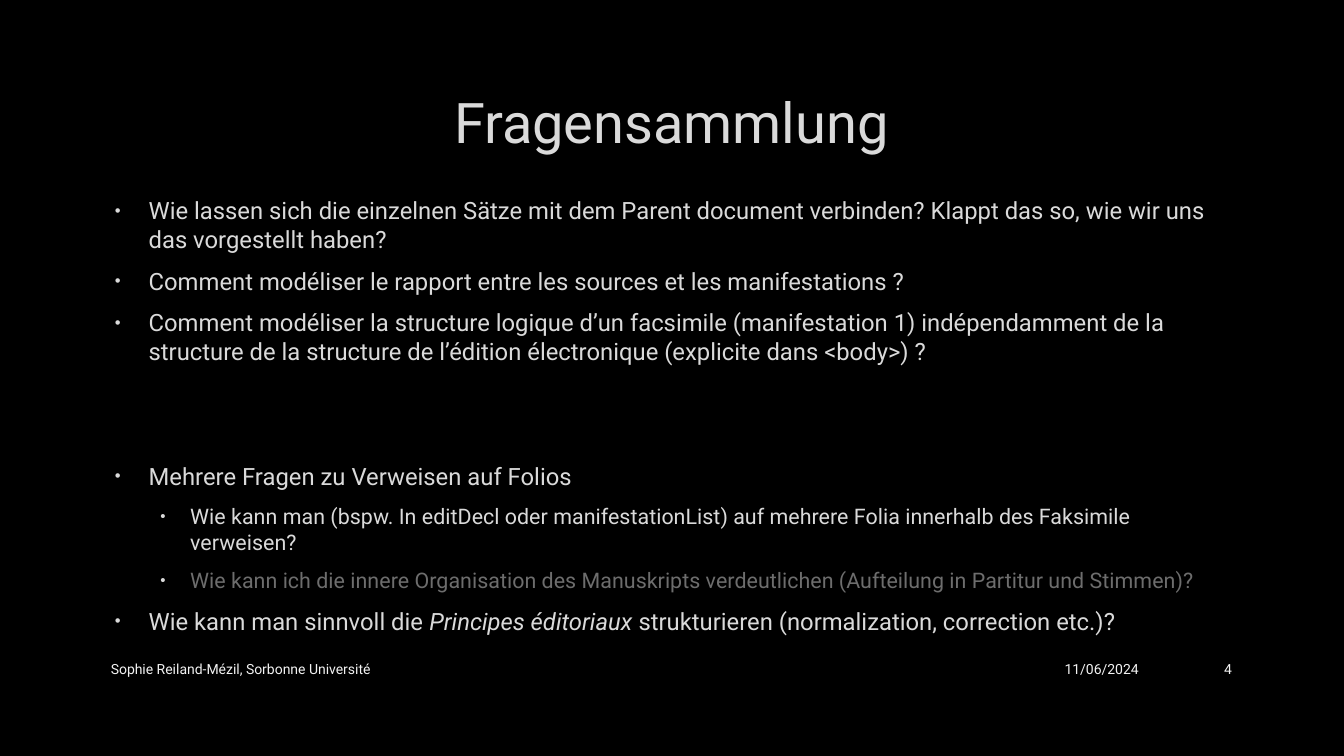
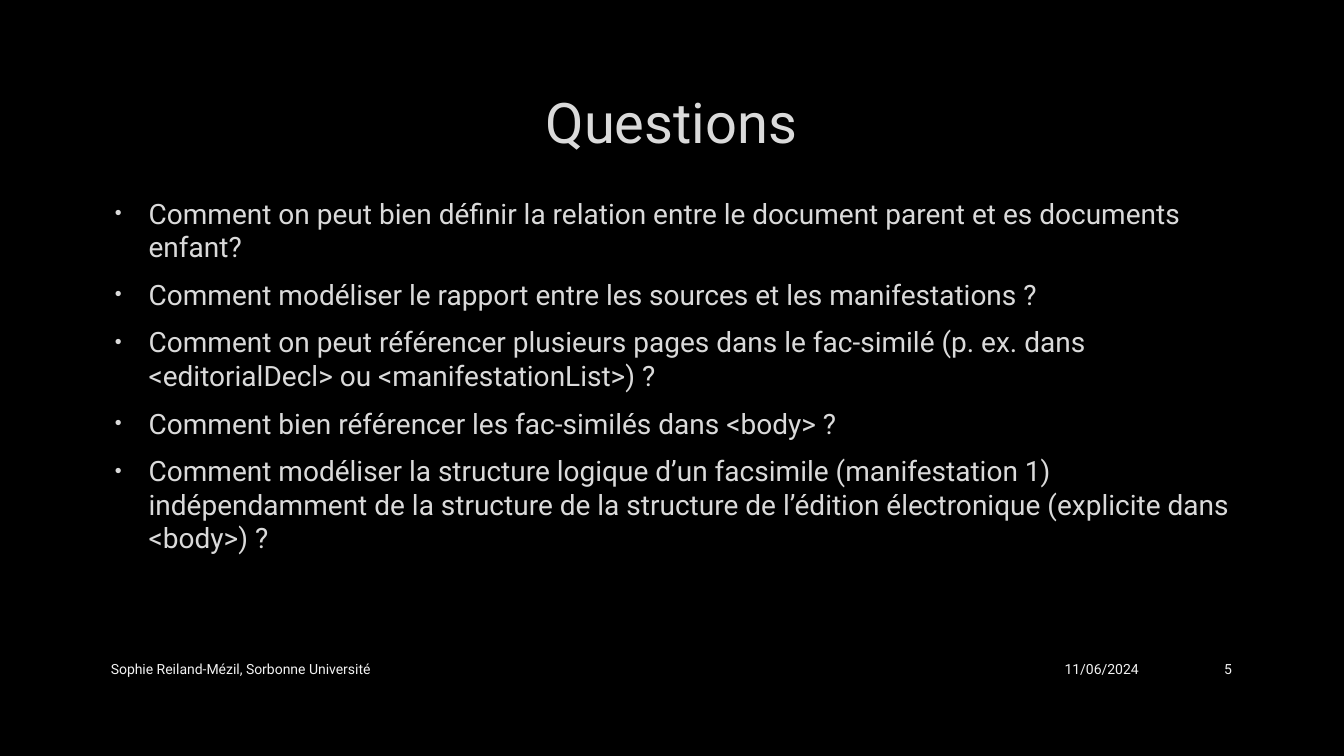
Before and after one commit to SophieReiland/graupner, a slide deck: slide 5 of presentations/Présentation_groupe_MEI.pptx (slide 4 before the commit). Drawn at 1344x756 pixels with LibreOffice and Linux fonts; fonts in the diff are those of the drawing; background and template pictures are left out. Boxes give left, top, right and bottom in pixels: in the first picture for what was removed or moved away, otherwise in the second. Text is boxed around its words. In the diff, an @@ line names an element or a change of style, - is before the commit and + after.

```diff
--- a/presentations/Présentation_groupe_MEI.pptx
+++ b/presentations/Présentation_groupe_MEI.pptx
@@ title at bbox=[546, 102, 797, 150]: text changed @@
-Fragensammlung
+Questions
@@ text at bbox=[149, 202, 1179, 258]: text changed; size 17 to 20 pt @@
-• Wie lassen sich die einzelnen Sätze mit dem Parent document verbinden? Klappt das so, wie wir uns das vorgestellt haben?
+• Comment on peut bien définir la relation entre le document parent et es documents enfant?
@@ text at bbox=[149, 283, 1229, 554]: size 17 to 20 pt in "Comment modéliser le rapport entre les sources ...", "Comment modéliser la structure logique d’un facsimile ..." @@
@@ text at bbox=[149, 330, 1085, 440]: paragraphs added @@
+• Comment on peut référencer plusieurs pages dans le fac-similé (p. ex. dans <editorialDecl> ou <manifestationList>) ?
+• Comment bien référencer les fac-similés dans <body> ?
@@ text at bbox=[149, 467, 1194, 635]: paragraphs removed @@
-• Mehrere Fragen zu Verweisen auf Folios
-  • Wie kann man (bspw. In editDecl oder manifestationList) auf mehrere Folia innerhalb des Faksimile verweisen?
-  • Wie kann ich die innere Organisation des Manuskripts verdeutlichen (Aufteilung in Partitur und Stimmen)?
-• Wie kann man sinnvoll die Principes éditoriaux strukturieren (normalization, correction etc.)?
@@ page number at bbox=[1224, 664, 1232, 674]: text changed @@
-4
+5
```
Also in this commit, not shown: 18 other slides changed, 10 slides added.
